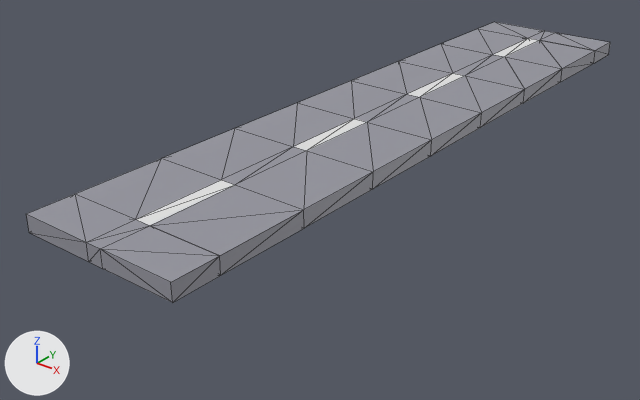
The glTF model client/components/road/road.gltf, before and after one commit.
Both versions are drawn from a 50 mm lens placed at (1.47, -2.18, 0.97), pointed at (-0.12, -0.19, -0.26). The axes (+X, +Y, +Z) are drawn at lower left. The lights are the same throughout. Mesh edges are drawn as thin lines. Where no turn or scale is listed for an object, it has been applied to the vertices. Vertices at the same position are counted once.

Script lines for the objects in view, before the commit:
```python
me_asphalt = bpy.data.meshes.new('Asphalt')
me_asphalt.from_pydata(...)  # 96 vertices, 160 faces; spans x -0.25..0.25, y -1.14..1.14, z -0.03..0.03
me_asphalt.materials.append(mat_black)  # grey #9696a0
me_stripes = bpy.data.meshes.new('Stripes')
me_stripes.from_pydata(...)  # 16 vertices, 8 faces; spans x -0.02..0.02, y -1.0..1.0, z 0.03
me_stripes.materials.append(mat_white)  # white #e7e7e7
ob_asphalt = bpy.data.objects.new('Asphalt', me_asphalt)
ob_asphalt.location = (0.0, 0.0, 0.0)
ob_stripes = bpy.data.objects.new('Stripes', me_stripes)
ob_stripes.location = (0.0, 0.0, 0.0)
```
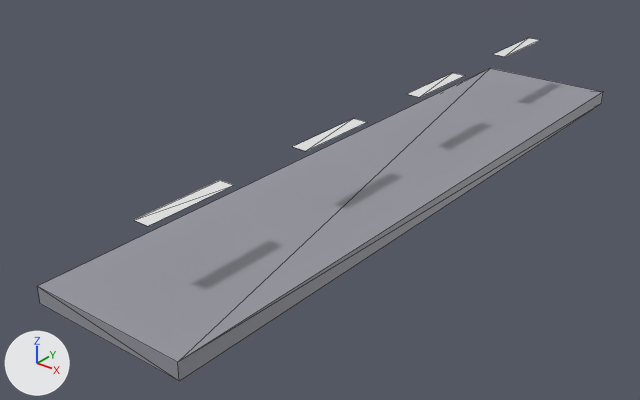
The newer file is also rescaled (x0.995), turned or shifted as a whole; pictures and numbers use the older file's frame.

Where the change shows, as pixel boxes [x1, y1, x2, y2] in the pictures (640 x 400 px):
'Asphalt', reshaped (11% taller): before [26, 22, 610, 303]; after [37, 68, 603, 381]
part 1 of me_asphalt, added: after [37, 68, 603, 381]
part 2 of me_asphalt, deleted: before [76, 29, 595, 275]
part 3 of me_asphalt, deleted: before [478, 22, 610, 63]
part 4 of me_asphalt, deleted: before [26, 194, 221, 303]

The change, as a diff of the scene's bpy script:
```diff
--- a/client/components/road/road.gltf.py
+++ b/client/components/road/road.gltf.py
@@ me_asphalt @@
 me_asphalt.from_pydata(...)  # 96 vertices, 160 faces; spans x -0.25..0.25, y -1.14..1.14, z -0.03..0.03
 # used by ob_asphalt; location = (0.0, 0.0, 0.0)
+# me_asphalt part 1: a new loose piece, a box spanning x -0.252..0.25, y -1.143..1.143, z -0.226..-0.176, in mat_black (grey #9696a0)
+# me_asphalt part 2: the loose piece of 64 vertices spanning x -0.25..0.25, y -1.0..1.0, z -0.03..0.03 is deleted
+# me_asphalt part 3: the loose piece of 16 vertices spanning x -0.25..0.25, y 1.0..1.14, z -0.03..0.03 is deleted
+# me_asphalt part 4: the loose piece of 16 vertices spanning x -0.25..0.25, y -1.14..-1.0, z -0.03..0.03 is deleted
 me_asphalt.materials.append(mat_black)
```
